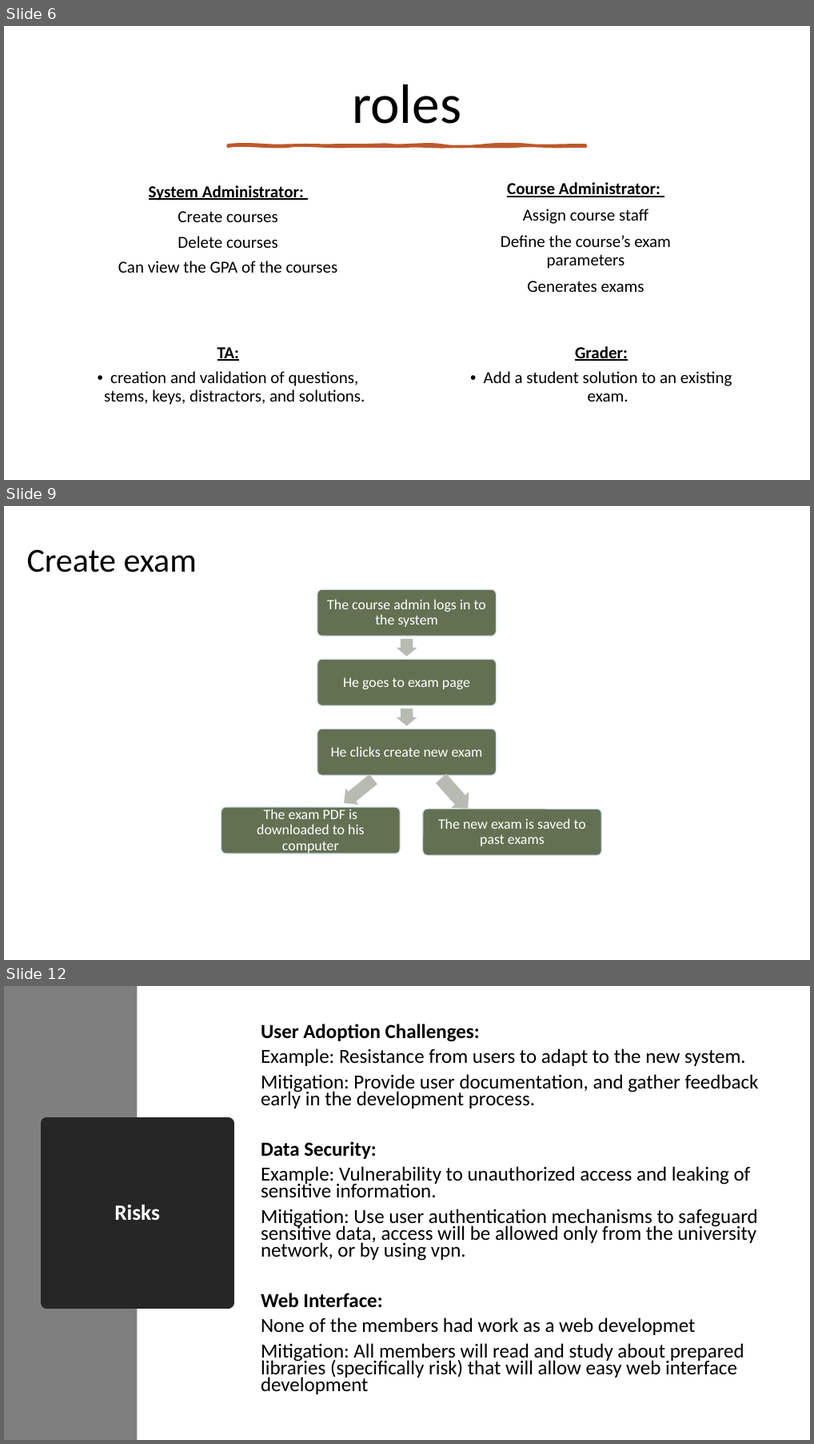
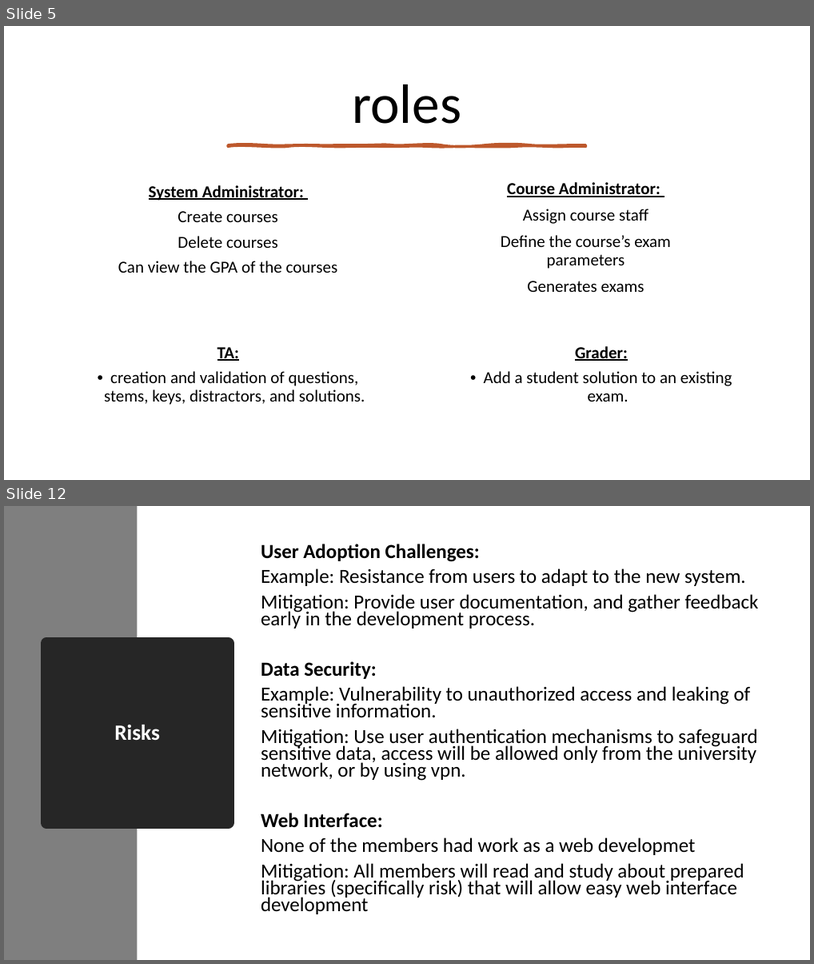
Before and after one commit to RoiTief/Exam-Management-System, a slide deck: docs/Proof of concept presentation.pptx. Shown one above the other, each under a label of ours: slides 6, 9 and 12 before the commit, slides 5 and 12 after it; the slides between them are not shown. The pictures are 814x1444 and 814x964 pixels, drawn with LibreOffice and Linux fonts; fonts in the diff are those of the drawing. Boxes give left, top, right and bottom in pixels: in the first picture for what was removed or moved away, otherwise in the second. Text is boxed around its words. In the diff, an @@ line names an element or a change of style, - is before the commit and + after.

```diff
--- a/docs/Proof of concept presentation.pptx
+++ b/docs/Proof of concept presentation.pptx
@@ slide 9 removed at (4,506,810,960), background #FFFFFF @@
@@ title removed at (27,549,197,572) @@
-Create exam
@@ group removed at (221,589,602,855): 5 rounded rectangles, 5 texts, 4 right arrows @@
-The course admin logs in to the system
-He goes to exam page
-He clicks create new exam
-The exam PDF is downloaded to his computer
-The new exam is saved to past exams
@@ what was slide 6 is now slide 5 @@
```
Also in this commit, not shown: 4 slides changed, 4 slides added, 7 other slides removed.
